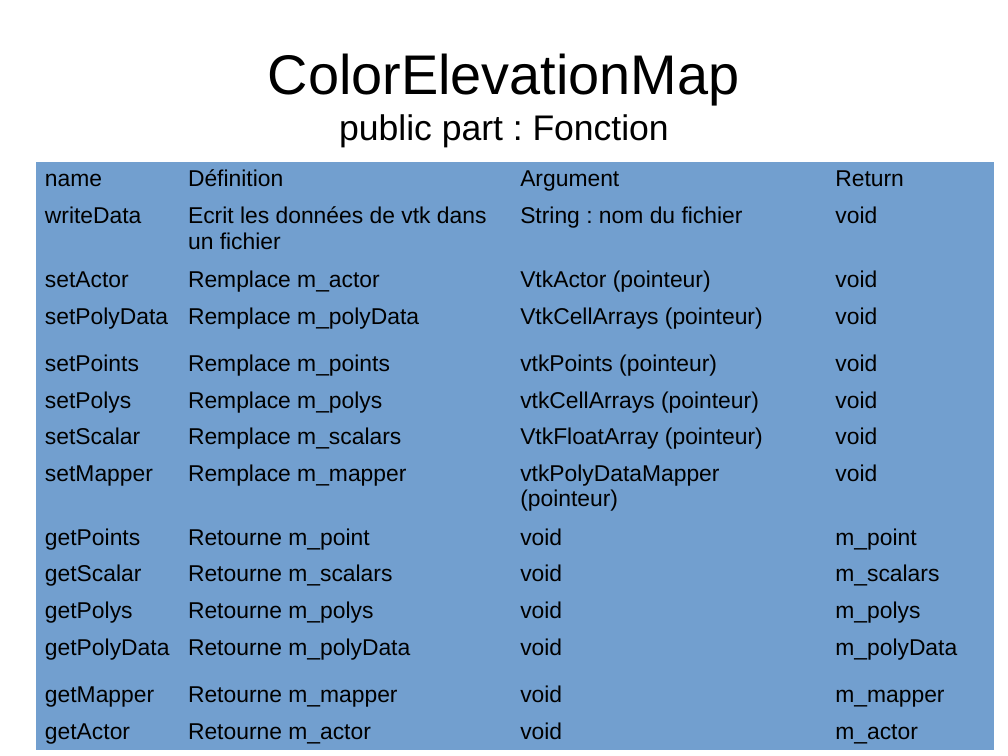
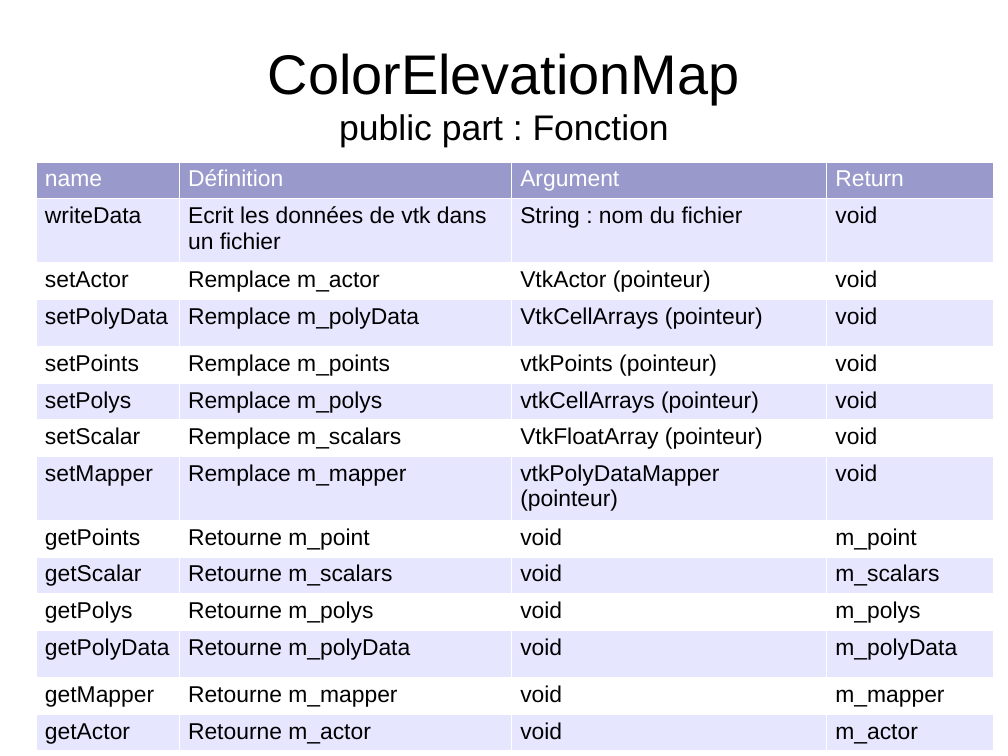
Before and after one commit to exopole/gitVTK, a slide deck: slide 24 of Presentation/PresentationCode.odp. Drawn at 1008x756 pixels with LibreOffice and Linux fonts; fonts in the diff are those of the drawing. Boxes give left, top, right and bottom in pixels: in the first picture for what was removed or moved away, otherwise in the second. Text is boxed around its words. In the diff, an @@ line names an element or a change of style, - is before the commit and + after.

```diff
--- a/Presentation/PresentationCode.odp
+++ b/Presentation/PresentationCode.odp
@@ table at (x1=36, y1=162, x2=993, y2=748) @@
@@ fill #729FCF to #9999CC in row 1 @@
@@ fill #729FCF to #E6E6FF in 28 cells @@
@@ fill #729FCF to #FFFFFF in 24 cells @@
@@ text colour #000000 to #FFFFFF in "name", "Définition", "Argument", "Return" @@
@@ borders changed @@
```
Also in this commit, not shown: 28 other slides changed, 9 other files.
